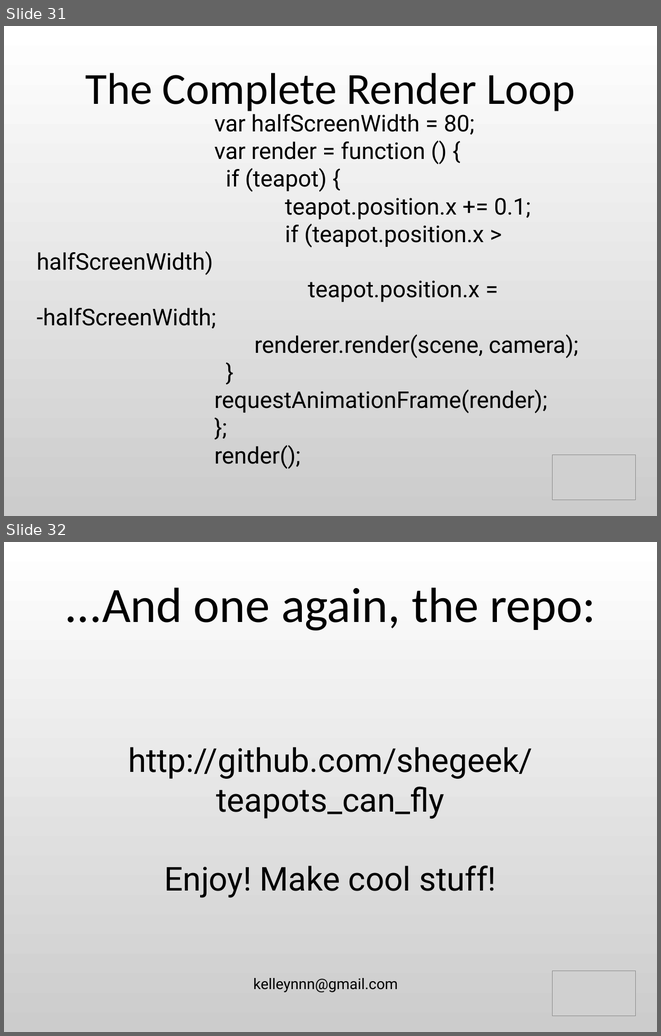
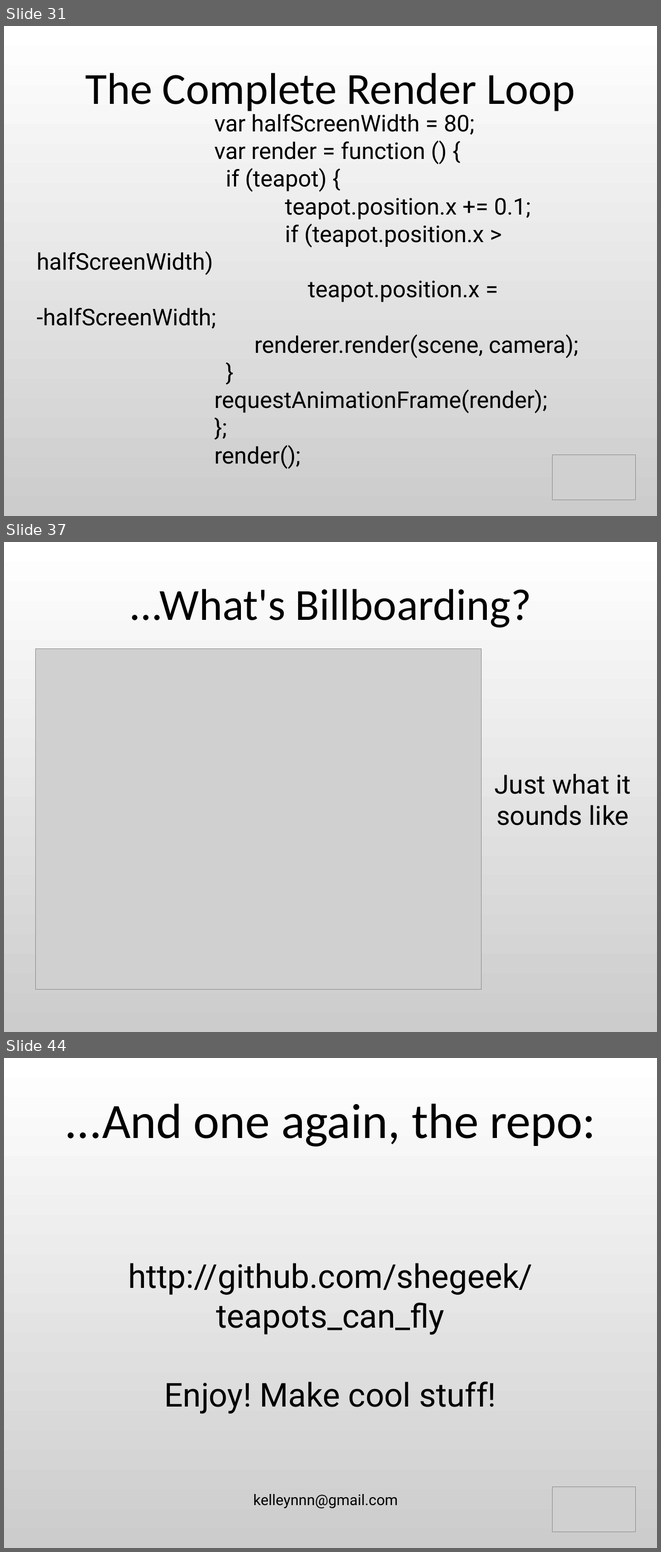
Before and after one commit to shegeek/teapots_can_fly, a slide deck: slides/teapots_can_fly-slides.odp. Shown one above the other, each under a label of ours: slides 31 and 32 before the commit, slides 31, 37 and 44 after it; the slides between them are not shown. The pictures are 661x1036 and 661x1552 pixels, drawn with LibreOffice and Linux fonts; fonts in the diff are those of the drawing; grey boxes stand for pictures. Boxes give left, top, right and bottom in pixels: in the first picture for what was removed or moved away, otherwise in the second. Text is boxed around its words. In the diff, an @@ line names an element or a change of style, - is before the commit and + after.

```diff
--- a/slides/teapots_can_fly-slides.odp
+++ b/slides/teapots_can_fly-slides.odp
@@ slide 37 added at box(4, 542, 657, 1032), background gradient #FFFFFF to #CCCCCC @@
@@ title added at box(129, 589, 531, 628), 54 pt, text #000000 @@
+...What's Billboarding?
@@ picture added at box(35, 649, 482, 989) @@
@@ subtitle added at box(494, 774, 631, 826), 32 pt, text #000000 @@
+Just what it sounds like
@@ what was slide 32 is now slide 44 @@
```
Also in this commit, not shown: 12 other slides added, 7 other files.
